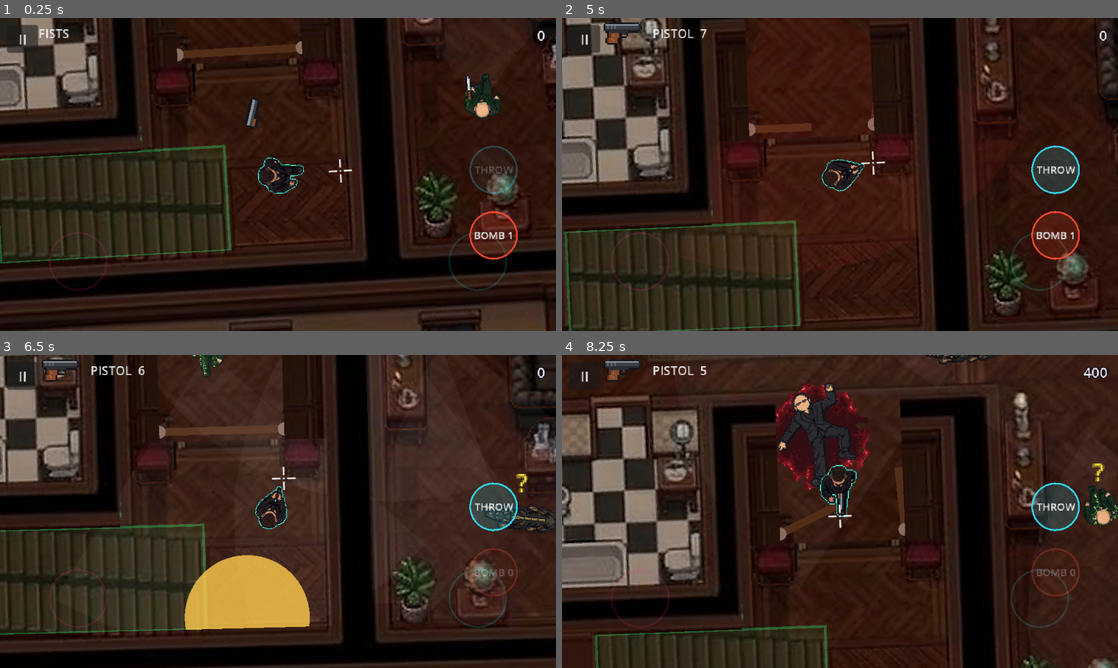
Above: before the commit, frames 1-4 (two rows, left to right).
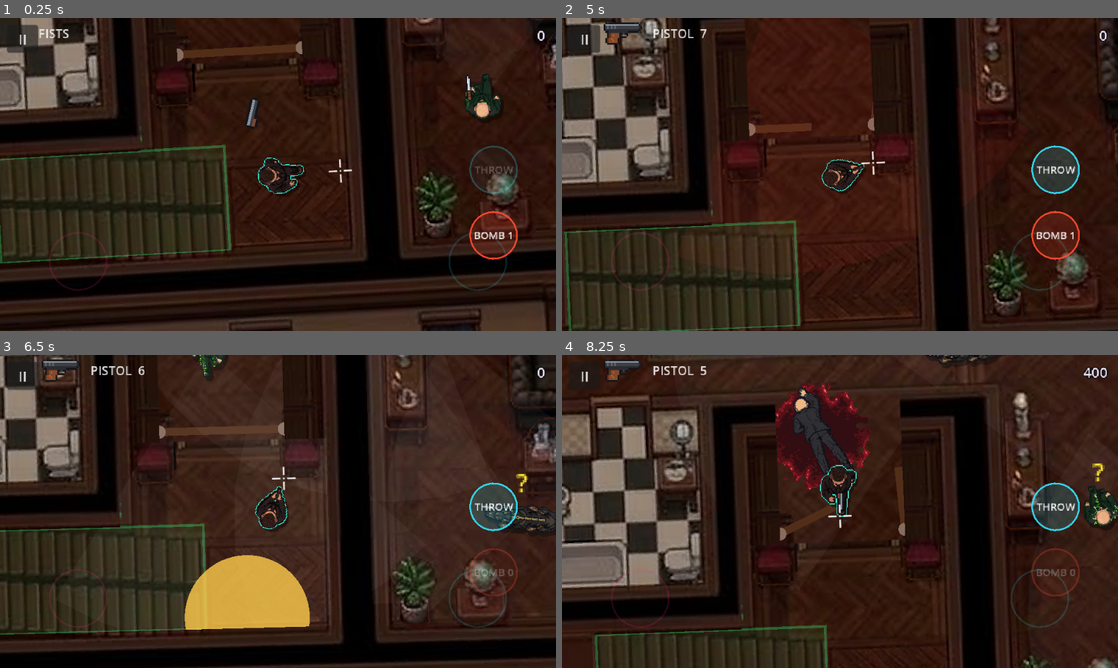
Above: after the commit, the same moments.

Repository: Evildodo3301/cyberhouse
Game: Godot game, scene res://scenes/levels/level_01_floor2.tscn
The game is run twice, just before and just after one commit, with the same random seed, the same clock (stepped at 60 frames per second) and the same inputs. This scene is started directly instead of the project's main scene.
Inputs (mouse positions are in pixels of both pictures, inside the frame that each line leads up to):
- Up to frame 1 (0.25 s): no input
- Up to frame 2 (5 s): tap Enter at 0.5 s; move the mouse to (962, 158) at 0.52 s; hold D (move_right) 0.53-1.25 s; tap Space (attack) at 0.6, 2.3, 3.8 s; click (962, 158) at 0.67 s; drag from (728, 190) to (739, 55) at 1.27 s; move the mouse to (895, 105) at 2.02 s; hold D (move_right) 2.03-2.75 s; tap Left (aim_left) at 2.1 s; drag from (812, 237) to (840, 93) at 2.77 s; move the mouse to (1006, 221) at 3.52 s; hold A (move_left) 3.53-4.25 s; tap Up (aim_up) at 3.6 s; drag from (673, 127) to (756, 96) at 4.27 s
- Up to frame 3 (6.5 s): move the mouse to (305, 511) at 5.02 s; hold S (move_down) 5.03-5.75 s; tap E (throw_bomb) at 5.1 s; click (305, 511) at 5.17 s; tap Space (attack) at 5.3 s; drag from (194, 433) to (222, 361) at 5.77 s
- Up to frame 4 (8.25 s): move the mouse to (962, 495) at 6.52 s; hold W (move_up) 6.53-7.25 s; tap B at 6.6 s; tap Space (attack) at 6.8 s; drag from (728, 527) to (845, 577) at 7.27 s; move the mouse to (895, 442) at 8.02 s; hold S (move_down) from 8.03 s (still down); tap Down (aim_down) at 8.1 s

The runs differ from the first frame. In frame 1, less than 0.1% of the frame differs, in the area x 52-89%, y 19-52%; in frame 2, less than 0.1%; in frame 3, less than 0.1%; in frame 4, 1.2%, in the area x 38-100%, y 0-56%.

Commit message:
Fianso's extras: four deaths each, dog bite with head shake, red 4-stage footprints, hero room blend and floor shadows; bodies never lie over walls or furniture
People's deaths and corpses use the Art Director's 85% sheets. A dying body
picks a pose, a turn and at most a short slide so no frame of its death or
dead pose covers a wall, the strip along it or furniture; blood still
splashes up to the wall.

Co-Authored-By: Claude Opus 5.5 (1M context) <noreply@anthropic.com>
Claude-Session: https://claude.ai/code/session_01NRYTnNTQ9YXp86yos9nk5w

Diff:
--- a/assets/characters/pixel/pixel_anims.json
+++ b/assets/characters/pixel/pixel_anims.json
@@ -1,5 +1,5 @@
 {
- "note": "Pixel set B (Art Director, approved by Fianso 2026 …(368 unchanged characters)… d too and drawn at 1/3 (game_scale 1/3).",
+ "note": "Pixel set B (Art Director, approved by Fianso 2026 …(368 unchanged characters)… d too and drawn at 1/3 (game_scale 1/3). Extras (Fianso's yes 2026-10-23): deaths 2-4 with dead2-4 per character, dog_bite = the 17-frame head shake (played at 20 fps to fit the bite), red 4-stage footprints.",
  "anims": {
   "blood_pool": {
    "file": "blood_pool_10f.png",
@@ -41,15 +41,15 @@
    "game_scale": 0.3333333333333333
   },
   "dog_bite": {
-   "file": "dog_bite_11f.png",
-   "frames": 11,
-   "cell_w": 35,
+   "file": "dog_bite_shake_17f.png",
+   "frames": 17,
+   "cell_w": 53,
    "cell_h": 113,
-   "fps": 16,
-   "loop": false,
-   "pivot": [
-    17,
-    54
+   "fps": 20,
+   "loop": false,
+   "pivot": [
+    26,
+    55
    ],
    "game_scale": 0.5
   },
@@ -82,13 +82,13 @@
   "enemy_death": {
    "file": "enemy_death_23f.png",
    "frames": 23,
-   "cell_w": 106,
-   "cell_h": 113,
-   "fps": 12,
-   "loop": false,
-   "pivot": [
-    50,
-    52
+   "cell_w": 91,
+   "cell_h": 97,
+   "fps": 12,
+   "loop": false,
+   "pivot": [
+    43,
+    44
    ],
    "game_scale": 0.5
   },
@@ -173,13 +173,13 @@
   "hero_death": {
    "file": "hero_death_23f.png",
    "frames": 23,
-   "cell_w": 122,
-   "cell_h": 129,
-   "fps": 12,
-   "loop": false,
-   "pivot": [
-    61,
-    58
+   "cell_w": 105,
+   "cell_h": 110,
+   "fps": 12,
+   "loop": false,
+   "pivot": [
+    52,
+    49
    ],
    "game_scale": 0.5
   },
@@ -277,13 +277,13 @@
   "hero_dead": {
    "file": "hero_dead.png",
    "frames": 1,
-   "cell_w": 122,
-   "cell_h": 129,
-   "fps": 1,
-   "loop": true,
-   "pivot": [
-    61,
-    58
+   "cell_w": 105,
+   "cell_h": 110,
+   "fps": 1,
+   "loop": true,
+   "pivot": [
+    52,
+    49
    ],
    "game_scale": 0.5
   },
@@ -303,13 +303,13 @@
   "enemy_dead": {
    "file": "enemy_dead.png",
    "frames": 1,
-   "cell_w": 106,
-   "cell_h": 113,
-   "fps": 1,
-   "loop": true,
-   "pivot": [
-    50,
-    52
+   "cell_w": 91,
+   "cell_h": 97,
+   "fps": 1,
+   "loop": true,
+   "pivot": [
+    43,
+    44
    ],
    "game_scale": 0.5
   },
@@ -338,6 +338,266 @@
     57
    ],
    "game_scale": 0.5
+  },
+  "hero_death2": {
+   "file": "hero_death2_23f.png",
+   "frames": 23,
+   "cell_w": 68,
+   "cell_h": 147,
+   "fps": 12,
+   "loop": false,
+   "pivot": [
+    34,
+    72
+   ],
+   "game_scale": 0.5
+  },
+  "hero_dead2": {
+   "file": "hero_dead2.png",
+   "frames": 1,
+   "cell_w": 68,
+   "cell_h": 147,
+   "fps": 1,
+   "loop": true,
+   "pivot": [
+    34,
+    72
+   ],
+   "game_scale": 0.5
+  },
+  "hero_death3": {
+   "file": "hero_death3_23f.png",
+   "frames": 23,
+   "cell_w": 53,
+   "cell_h": 86,
+   "fps": 12,
+   "loop": false,
+   "pivot": [
+    28,
+    36
+   ],
+   "game_scale": 0.5
+  },
+  "hero_dead3": {
+   "file": "hero_dead3.png",
+   "frames": 1,
+   "cell_w": 53,
+   "cell_h": 86,
+   "fps": 1,
+   "loop": true,
+   "pivot": [
+    28,
+    36
+   ],
+   "game_scale": 0.5
+  },
+  "hero_death4": {
+   "file": "hero_death4_23f.png",
+   "frames": 23,
+   "cell_w": 83,
+   "cell_h": 143,
+   "fps": 12,
+   "loop": false,
+   "pivot": [
+    39,
+    60
+   ],
+   "game_scale": 0.5
+  },
+  "hero_dead4": {
+   "file": "hero_dead4.png",
+   "frames": 1,
+   "cell_w": 83,
+   "cell_h": 143,
+   "fps": 1,
+   "loop": true,
+   "pivot": [
+    39,
+    60
+   ],
+   "game_scale": 0.5
+  },
+  "enemy_death2": {
+   "file": "enemy_death2_23f.png",
+   "frames": 23,
+   "cell_w": 66,
+   "cell_h": 120,
+   "fps": 12,
+   "loop": false,
+   "pivot": [
+    34,
+    60
+   ],
+   "game_scale": 0.5
+  },
+  "enemy_dead2": {
+   "file": "enemy_dead2.png",
+   "frames": 1,
+   "cell_w": 66,
+   "cell_h": 120,
+   "fps": 1,
+   "loop": true,
+   "pivot": [
+    34,
+    60
+   ],
+   "game_scale": 0.5
+  },
+  "enemy_death3": {
+   "file": "enemy_death3_23f.png",
+   "frames": 23,
+   "cell_w": 60,
+   "cell_h": 83,
+   "fps": 12,
+   "loop": false,
+   "pivot": [
+    23,
+    35
+   ],
+   "game_scale": 0.5
+  },
+  "enemy_dead3": {
+   "file": "enemy_dead3.png",
+   "frames": 1,
+   "cell_w": 60,
+   "cell_h": 83,
+   "fps": 1,
+   "loop": true,
+   "pivot": [
+    23,
+    35
+   ],
+   "game_scale": 0.5
+  },
+  "enemy_death4": {
+   "file": "enemy_death4_23f.png",
+   "frames": 23,
+   "cell_w": 94,
+   "cell_h": 100,
+   "fps": 12,
+   "loop": false,
+   "pivot": [
+    39,
+    44
+   ],
+   "game_scale": 0.5
+  },
+  "enemy_dead4": {
+   "file": "enemy_dead4.png",
+   "frames": 1,
+   "cell_w": 94,
+   "cell_h": 100,
+   "fps": 1,
+   "loop": true,
+   "pivot": [
+    39,
+    44
+   ],
+   "game_scale": 0.5
+  },
+  "dog_death2": {
+   "file": "dog_death2_23f.png",
+   "frames": 23,
+   "cell_w": 58,
+   "cell_h": 119,
+   "fps": 12,
+   "loop": false,
+   "pivot": [
+    28,
+    56
+   ],
+   "game_scale": 0.5
+  },
+  "dog_dead2": {
+   "file": "dog_dead2.png",
+   "frames": 1,
+   "cell_w": 58,
+   "cell_h": 119,
+   "fps": 1,
+   "loop": true,
+   "pivot": [
+    28,
+    56
+   ],
+   "game_scale": 0.5
+  },
+  "dog_death3": {
+   "file": "dog_death3_23f.png",
+   "frames": 23,
+   "cell_w": 71,
+   "cell_h": 109,
+   "fps": 12,
+   "loop": false,
+   "pivot": [
+    30,
+    55
+   ],
+   "game_scale": 0.5
+  },
+  "dog_dead3": {
+   "file": "dog_dead3.png",
+   "frames": 1,
+   "cell_w": 71,
+   "cell_h": 109,
+   "fps": 1,
+   "loop": true,
+   "pivot": [
+    30,
+    55
+   ],
+   "game_scale": 0.5
+  },
+  "dog_death4": {
+   "file": "dog_death4_23f.png",
+   "frames": 23,
+   "cell_w": 86,
+   "cell_h": 124,
+   "fps": 12,
+   "loop": false,
+   "pivot": [
+    43,
+    59
+   ],
+   "game_scale": 0.5
+  },
+  "dog_dead4": {
+   "file": "dog_dead4.png",
+   "frames": 1,
+   "cell_w": 86,
+   "cell_h": 124,
+   "fps": 1,
+   "loop": true,
+   "pivot": [
+    43,
+    59
+   ],
+   "game_scale": 0.5
+  },
+  "footprint_shoe": {
+   "file": "footprint_shoe_4f.png",
+   "frames": 4,
+   "cell_w": 9,
+   "cell_h": 24,
+   "fps": 1,
+   "loop": false,
+   "pivot": [
+    4,
+    12
+   ],
+   "game_scale": 0.3333333333333333
+  },
+  "footprint_paw": {
+   "file": "footprint_paw_4f.png",
+   "frames": 4,
+   "cell_w": 9,
+   "cell_h": 9,
+   "fps": 1,
+   "loop": false,
+   "pivot": [
+    4,
+    4
+   ],
+   "game_scale": 0.3333333333333333
   }
  }
 }
--- a/scripts/enemies/grunt.gd
+++ b/scripts/enemies/grunt.gd
@@ -900,7 +900,8 @@
 ## The corpse the gore layer paints when it dies (empty = placeholder shapes).
 func _corpse() -> Dictionary:
 	if _hd:
-		return {"pixel": _hd.who, "size": _hd.size()}   # the Art Director's death, then the dead pose
+		# The Art Director's death, then its dead pose: one of four, at random.
+		return {"pixel": _hd.who, "size": _hd.size(), "variant": HdBody.death_variant(_hd.who)}
 	if is_dog:
 		return {"dog": true}
 	if sheet == null:
--- a/scripts/fx/dying_body.gd
+++ b/scripts/fx/dying_body.gd
@@ -36,6 +36,7 @@
 var gore: GoreLayer
 var at: Vector2               # where the body lies (gore layer coordinates)
 var direction: Vector2        # head points this way
+var hit_direction: Vector2    # the way the killing blow went (the spurt goes this way)
 var body_color: Color
 var corpse: Dictionary        # see GoreLayer.add_kill
 var gory: bool                # use the burst-head corpse frame
@@ -58,7 +59,8 @@
 	for i in 12:
 		_pool_shape.append(randf_range(0.65, 1.0))
 	if is_pixel():
-		_spurt_angle = direction.angle() + randf_range(-0.6, 0.6)   # the Art Director's jet: away from the shooter
+		var hit := hit_direction if hit_direction != Vector2.ZERO else direction
+		_spurt_angle = hit.angle() + randf_range(-0.6, 0.6)   # the Art Director's jet: away from the shooter
 	else:
 		_spurt_angle = direction.angle() + PI + randf_range(-0.9, 0.9)   # out of the wound, back the way the hit came
 	_pool_turn = PI * 0.5 * randi_range(0, 3)
@@ -207,10 +209,10 @@
 	var pool := pool_frame()
 	if pool >= 0:
 		HdBody.draw_frame(self, "blood_pool", pool, pool_center(), _pool_turn, pool_size())
-	var who: String = corpse.pixel
-	var death := HdBody.info_of(who + "_death")
+	var death_name: String = corpse.pixel + "_death" + corpse.get("variant", "")
+	var death := HdBody.info_of(death_name)
 	var index := mini(int(_time * float(death.get("fps", 12))), int(death.get("frames", 1)) - 1)
-	HdBody.draw_frame(self, who + "_death", index, at, direction.angle() + PI * 0.5, float(corpse.get("size", 1.0)))
+	HdBody.draw_frame(self, death_name, index, at, direction.angle() + PI * 0.5, float(corpse.get("size", 1.0)))
 	if blood_level == Game.BloodLevel.FULL and _time < SPURT_TIME:
 		var step := int(_time * float(HdBody.info_of("blood_spurt").get("fps", 12))) % SPURT_STEPS
 		if step < 6:
--- a/scripts/fx/gore_layer.gd
+++ b/scripts/fx/gore_layer.gd
@@ -100,11 +100,108 @@
 	dying.gore = self
 	dying.at = stamp.at
 	dying.direction = stamp.direction
+	dying.hit_direction = stamp.direction
+	if corpse.has("pixel"):
+		corpse = corpse.duplicate()
+		var fit := fit_corpse(at, stamp.direction, corpse)
+		dying.at = to_local(fit[0])
+		dying.direction = fit[1]
+		corpse.variant = fit[2]
 	dying.body_color = body_color
 	dying.corpse = corpse
 	dying.gory = weapon != "melee" and full
 	dying.blood_level = Game.blood_level
 	add_child(dying)
+
+
+## What a lying body may never be drawn over (Fianso): walls and the strip
+## along them, and furniture (its whole drawn shape, tables included).
+const CORPSE_BLOCKERS := 1 | 128 | 64 | 256
+## Turns tried away from the hit direction, and how far the body may slide.
+const FIT_TURNS := [0.0, 0.5, -0.5, 1.0, -1.0, 1.6, -1.6, 2.4, -2.4, PI]
+const FIT_SLIDES := [0.0, 4.0, 8.0, 12.0, 16.0]
+static var _pose_points: Dictionary = {}   # anim name -> PackedVector2Array
+
+
+## Where and how a pixel body lies so that no part of it, in any frame of
+## its death or its dead pose, covers a wall or furniture: the hit direction
+## and its own pose first, then other poses, a little turned, then slid out
+## a few px. Returns [position (global), head direction, variant].
+func fit_corpse(at: Vector2, direction: Vector2, corpse: Dictionary) -> Array:
+	var who: String = corpse.pixel
+	var size := float(corpse.get("size", 1.0))
+	var variants: Array = [corpse.get("variant", "")]
+	for n in ["", "2", "3", "4"]:
+		if not variants.has(n) and not HdBody.info_of(who + "_death" + n).is_empty():
+			variants.append(n)
+	var space := get_world_2d().direct_space_state
+	var query := PhysicsPointQueryParameters2D.new()
+	query.collision_mask = CORPSE_BLOCKERS
+	var best := [at, direction, variants[0]]
+	var best_hits := 1 << 30
+	for slide in FIT_SLIDES:
+		for turn in FIT_TURNS:
+			var heading := direction.rotated(turn)
+			for variant in variants:
+				var points := pose_points(who + "_death" + variant, who + "_dead" + variant)
+				for shift in ([Vector2.ZERO] if slide == 0.0 else _ring(slide)):
+					var hits := 0
+					var placed: Vector2 = at + shift
+					var turn_by := heading.angle() + PI * 0.5
+					for point in points:
+						query.position = placed + (point * size).rotated(turn_by)
+						if not space.intersect_point(query, 1).is_empty():
+							hits += 1
+							if hits >= best_hits:
+								break
+					if hits == 0:
+						return [placed, heading, variant]
+					if hits < best_hits:
+						best_hits = hits
+						best = [placed, heading, variant]
+	return best
+
+
+## Eight spots `distance` px around (0, 0).
+static func _ring(distance: float) -> Array:
+	var spots := []
+	for i in 8:
+		spots.append(Vector2.from_angle(TAU * i / 8.0) * distance)
+	return spots
+
+
+## The drawn pixels of a death (every few frames) and its dead pose, as
+## points about 1 room px apart relative to the pivot, at size 1, outermost
+## first (so a misfit is found quickly).
+static func pose_points(death: String, dead: String) -> PackedVector2Array:
+	var key := death + "|" + dead
+	if _pose_points.has(key):
+		return _pose_points[key]
+	var seen := {}
+	for name in [death, dead]:
+		var info := HdBody.info_of(name)
+		if info.is_empty():
+			continue
+		var image: Image = HdBody._texture(info.file).get_image()
+		if image.is_compressed():
+			image.decompress()
+		var scale := float(info.game_scale)
+		var step := maxi(int(round(1.0 / scale)), 1)   # about 1 room px
+		var frames: Array = [0] if int(info.frames) == 1 else range(0, int(info.frames), 4) + [int(info.frames) - 1]
+		for f in frames:
+			for y in range(0, int(info.cell_h), step):
+				for x in range(0, int(info.cell_w), step):
+					if image.get_pixel(f * int(info.cell_w) + x, y).a < 0.5:
+						continue
+					var point := (Vector2(x, y) - Vector2(info.pivot[0], info.pivot[1])) * scale
+					seen[Vector2i(point.round())] = true
+	var list: Array = seen.keys()
+	list.sort_custom(func(a, b): return Vector2(a).length_squared() > Vector2(b).length_squared())
+	var points := PackedVector2Array()
+	for p in list:
+		points.append(Vector2(p))
+	_pose_points[key] = points
+	return points
 
 
 ## Blood drops from a spurt landing on the floor: [[position, size], ...].
@@ -275,25 +372,21 @@
 		_painter.draw_rect(Rect2((center / BLOOD_PIXEL).floor() * BLOOD_PIXEL, Vector2.ONE * BLOOD_PIXEL), color)
 
 
-## One footprint: the Art Director's print for that walker (a left shoe or
-## a paw, toe down), tinted dark blood, mirrored for the right foot, turned
-## the way the walker went.
-const FOOTPRINTS := {
-	"hero": preload("res://assets/characters/pixel/hero_foot.png"),
-	"enemy": preload("res://assets/characters/pixel/enemy_foot.png"),
-	"dog": preload("res://assets/characters/pixel/dog_paw.png"),
-}
-
-
+## One footprint: the Art Director's red print for that walker (a left
+## shoe or a paw, toe down), in 4 stages from fresh (0) to faint (3) as the
+## blood wears off; mirrored for the right foot, turned the way the walker
+## went. `alpha` (BloodyFeet: how much blood is left) picks the stage, and
+## the last of it fades out.
 func _paint_footprint(stamp: Dictionary) -> void:
-	var color := dark_blood_color.lightened(0.15)
-	color.a = stamp.alpha
 	var kind: String = stamp.kind_of_foot
-	var texture: Texture2D = FOOTPRINTS.get(kind, FOOTPRINTS.hero)
-	var size := 1.0 / 3.0   # the Art Director's 1/3 rule: a shoe print is 24 px = 0.27 m
+	var info := HdBody.info_of("footprint_paw" if kind == "dog" else "footprint_shoe")
+	var stage := clampi(int((1.0 - stamp.alpha) * 4.0), 0, 3)
+	var cell := Vector2(info.cell_w, info.cell_h)
+	var size := float(info.game_scale)   # 1/3: a shoe print is 24 px = 0.27 m
 	var flip := 1.0 if stamp.left or kind == "dog" else -1.0
 	_painter.draw_set_transform(stamp.at, stamp.angle - PI * 0.5, Vector2(size * flip, size))
-	_painter.draw_texture(texture, -texture.get_size() / 2.0, color)
+	_painter.draw_texture_rect_region(HdBody._texture(info.file), Rect2(-Vector2(info.pivot[0], info.pivot[1]), cell),
+			Rect2(Vector2(cell.x * stage, 0), cell), Color(1, 1, 1, clampf(stamp.alpha * 2.0, 0.0, 1.0)))
 	_painter.draw_set_transform(Vector2.ZERO, 0.0, Vector2.ONE)
 
 
@@ -303,7 +396,7 @@
 	if corpse.get("torn", false):
 		_draw_torn(canvas, at, color)
 	elif corpse.has("pixel"):
-		HdBody.draw_frame(canvas, corpse.pixel + "_dead", 0, at, direction.angle() + PI * 0.5, float(corpse.get("size", 1.0)))
+		HdBody.draw_frame(canvas, corpse.pixel + "_dead" + corpse.get("variant", ""), 0, at, direction.angle() + PI * 0.5, float(corpse.get("size", 1.0)))
 	elif corpse.get("dog", false):
 		_draw_dog(canvas, at, direction, legs)
 	elif corpse.has("texture"):
--- a/scripts/fx/hd_body.gd
+++ b/scripts/fx/hd_body.gd
@@ -35,9 +35,16 @@
 static var _anims: Dictionary = {}
 static var _textures: Dictionary = {}
 
+## A soft contact shadow under everyone, so they sit on the floor (the Art
+## Director's room blend): the same picture, dark and see-through, a little
+## right of and below the body, in room px whichever way it faces.
+const SHADOW_COLOR := Color(8 / 255.0, 3 / 255.0, 2 / 255.0, 0.43)
+const SHADOW_OFFSET := Vector2(1.0, 1.5)
+
 ## "hero", "enemy" or "dog": the start of every animation's name.
 var who: String = "hero"
 var current: String = ""
+var _shadow: Sprite2D
 
 
 ## `outline`: a coloured outline (the hero's teal). `code`: the enemy's
@@ -57,6 +64,12 @@
 		material.set_shader_parameter("glyphs", preload("res://assets/characters/hd/implant_glyphs.png"))
 	if material.shader:
 		self.material = material
+	_shadow = Sprite2D.new()
+	_shadow.name = "Shadow"
+	_shadow.show_behind_parent = true
+	_shadow.texture_filter = CanvasItem.TEXTURE_FILTER_NEAREST
+	_shadow.modulate = SHADOW_COLOR
+	add_child(_shadow)
 	show_anim("idle", 0)
 
 
@@ -103,6 +116,18 @@
 		if material is ShaderMaterial and material.shader == IMPLANT_CODE:
 			material.set_shader_parameter("game_scale", 1.0)   # glyphs in sprite pixels: as crisp as the pixel art
 	frame = clampi(index, 0, hframes - 1)
+	_update_shadow()
+
+
+func _update_shadow() -> void:
+	if _shadow == null:
+		return
+	_shadow.texture = texture
+	_shadow.hframes = hframes
+	_shadow.frame = frame
+	_shadow.offset = offset
+	_shadow.centered = centered
+	_shadow.position = (SHADOW_OFFSET / scale).rotated(-rotation)
 
 
 ## The blade in the frame showing now (a machete swipe), as two points in
@@ -129,6 +154,7 @@
 ## body turns with the picture.
 func face(direction: Vector2) -> void:
 	rotation = direction.angle() - PI * 0.5
+	_update_shadow()
 	var body := _body_shape()
 	if body:
 		body.rotation = rotation
@@ -166,6 +192,16 @@
 	if _anims.is_empty():
 		_anims = load(ANIMS_FILE).data.anims   # imported as a JSON resource, so it ships in the APK
 	return _anims.get(full_name, {})
+
+
+## Which of the character's deaths to play ("" = the first, "2" to "4" =
+## the Art Director's extras), at random among those it has.
+static func death_variant(character: String) -> String:
+	var variants := [""]
+	for n in ["2", "3", "4"]:
+		if not info_of(character + "_death" + n).is_empty():
+			variants.append(n)
+	return variants.pick_random()
 
 
 ## Draws one frame of an animation onto `canvas` (the gore layer paints
--- a/scripts/player/player.gd
+++ b/scripts/player/player.gd
@@ -998,7 +998,8 @@
 ## The body the gore layer paints when you die: the template's "die" pose.
 func _corpse() -> Dictionary:
 	if _hd:
-		return {"pixel": _hd.who, "size": _hd.size()}   # the Art Director's death, then the dead pose
+		# The Art Director's death, then its dead pose: one of four, at random.
+		return {"pixel": _hd.who, "size": _hd.size(), "variant": HdBody.death_variant(_hd.who)}
 	if body_sheet == null:
 		return {}
 	var frame: int = 0 if body_sheet.get_width() <= 64 else DIE_FRAMES[1]
Binary file removed: assets/characters/pixel/dog_bite_11f.png
Binary file added: assets/characters/pixel/dog_bite_shake_17f.png
Not shown, added: assets/characters/pixel/dog_bite_shake_17f.png.import
Binary file added: assets/characters/pixel/dog_dead2.png
Not shown, added: assets/characters/pixel/dog_dead2.png.import
Binary file added: assets/characters/pixel/dog_dead3.png
Not shown, changed: assets/characters/pixel/dog_dead3.png.import
Binary file added: assets/characters/pixel/dog_dead4.png
Not shown, added: assets/characters/pixel/dog_dead4.png.import
Binary file added: assets/characters/pixel/dog_death2_23f.png
Not shown, added: assets/characters/pixel/dog_death2_23f.png.import
Binary file added: assets/characters/pixel/dog_death3_23f.png
(and 45 more such lines)
